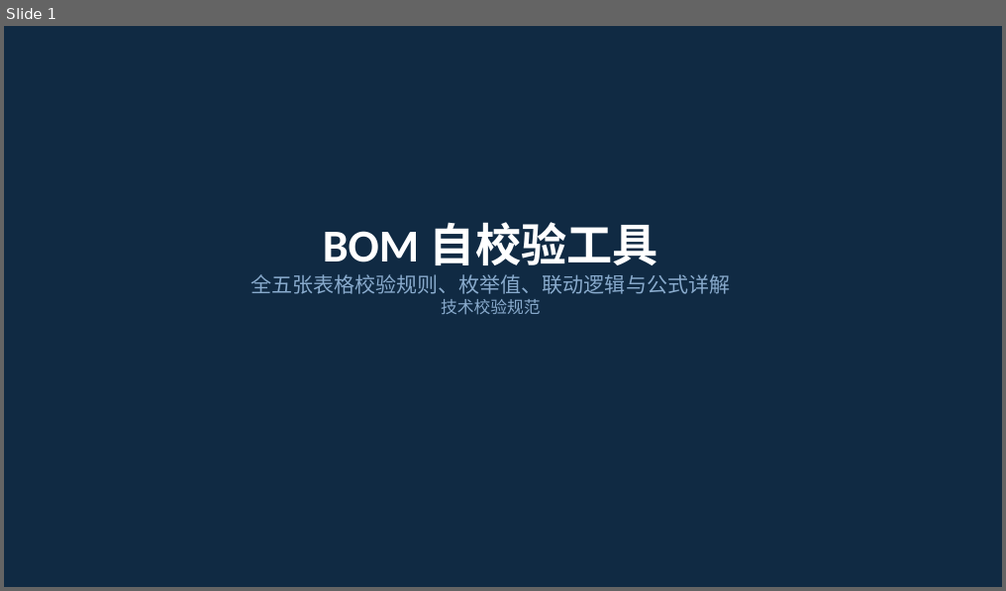
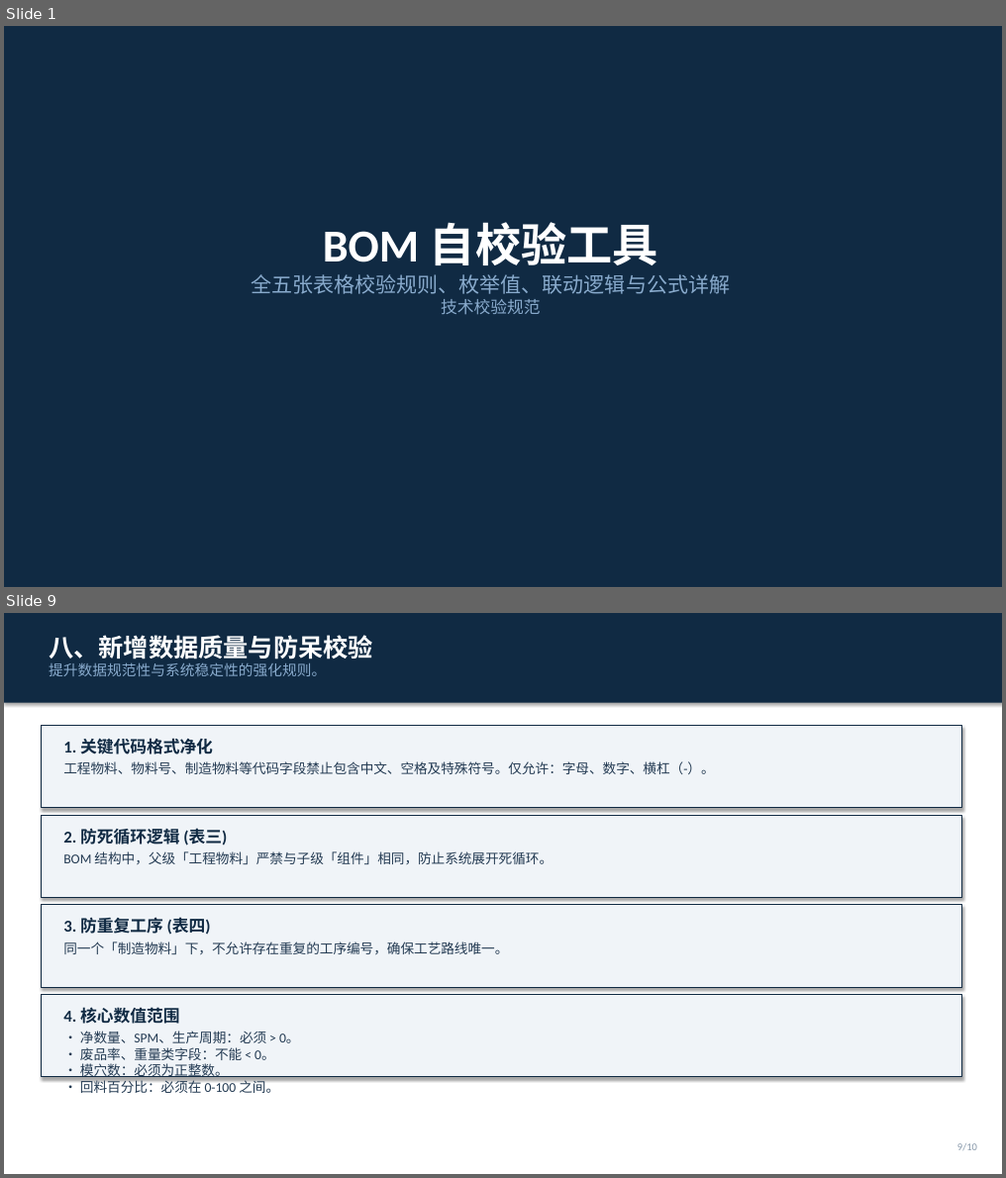
Before and after one commit to 18267313713-source/bom-check-tool, a slide deck: BOM_校验规则详情汇总.pptx. Shown one above the other, each under a label of ours: slide 1 before the commit, slides 1 and 9 after it; the slides between them are not shown. The pictures are 1006x591 and 1006x1178 pixels, drawn with LibreOffice and Linux fonts; fonts in the diff are those of the drawing. Boxes give left, top, right and bottom in pixels: in the first picture for what was removed or moved away, otherwise in the second. Text is boxed around its words. In the diff, an @@ line names an element or a change of style, - is before the commit and + after.

```diff
--- a/BOM_校验规则详情汇总.pptx
+++ b/BOM_校验规则详情汇总.pptx
@@ slide 9 added at (x1=4, y1=613, x2=1002, y2=1174), background #FFFFFF @@
@@ rectangle added at (x1=4, y1=613, x2=1002, y2=703), fill #102A43 @@
@@ text added at (x1=49, y1=635, x2=373, y2=676), 14 pt, text #88AACC @@
+八、新增数据质量与防呆校验
+提升数据规范性与系统稳定性的强化规则。
@@ rectangle added at (x1=42, y1=725, x2=962, y2=808), fill #F0F4F8, outline #102A43 0.75 pt @@
@@ text added at (x1=63, y1=738, x2=714, y2=774), 13 pt, text #243B53 @@
+1. 关键代码格式净化
+工程物料、物料号、制造物料等代码字段禁止包含中文、空格及特殊符号。仅允许：字母、数字、横杠（-）。
@@ rectangle added at (x1=42, y1=815, x2=962, y2=897), fill #F0F4F8, outline #102A43 0.75 pt @@
@@ text added at (x1=63, y1=829, x2=552, y2=865), 13 pt, text #243B53 @@
+2. 防死循环逻辑 (表三)
+BOM 结构中，父级「工程物料」严禁与子级「组件」相同，防止系统展开死循环。
@@ rectangle added at (x1=42, y1=905, x2=962, y2=987), fill #F0F4F8, outline #102A43 0.75 pt @@
@@ text added at (x1=63, y1=917, x2=508, y2=956), 13 pt, text #243B53 @@
+3. 防重复工序 (表四)
+同一个「制造物料」下，不允许存在重复的工序编号，确保工艺路线唯一。
@@ rectangle added at (x1=42, y1=995, x2=962, y2=1077), fill #F0F4F8, outline #102A43 0.75 pt @@
@@ text added at (x1=63, y1=1007, x2=300, y2=1093), 13 pt, text #243B53 @@
+4. 核心数值范围
+• 净数量、SPM、生产周期：必须 > 0。
+• 废品率、重量类字段：不能 < 0。
+• 模穴数：必须为正整数。
+• 回料百分比：必须在 0-100 之间。
@@ text added at (x1=957, y1=1144, x2=977, y2=1151), 10 pt, text #8899AA @@
+9/10
```
Also in this commit, not shown: 7 slides changed, 2 other files.
